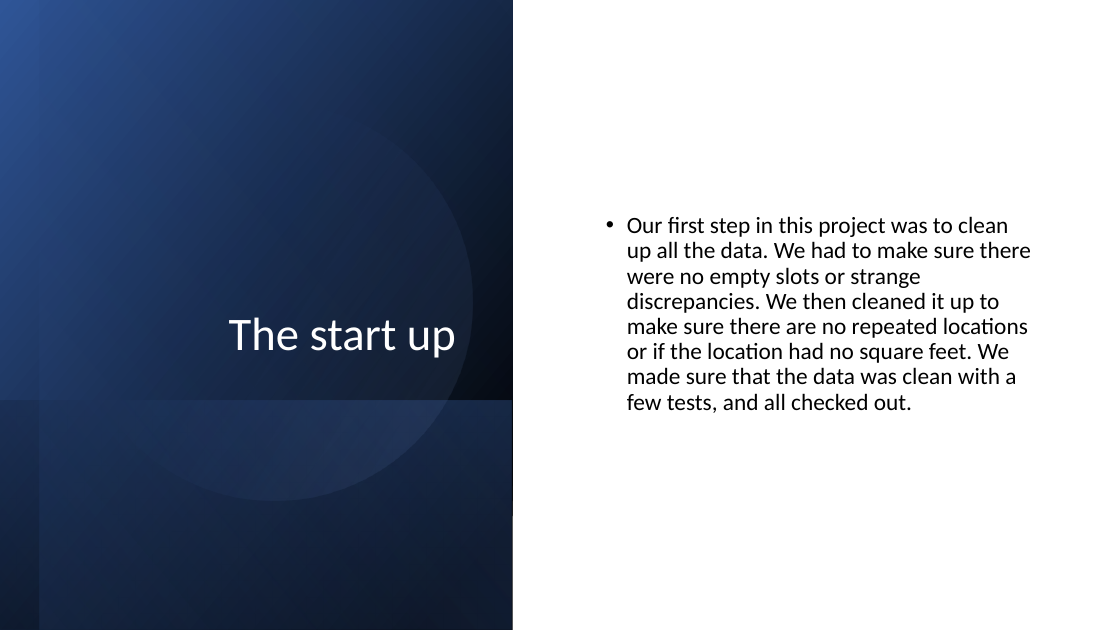
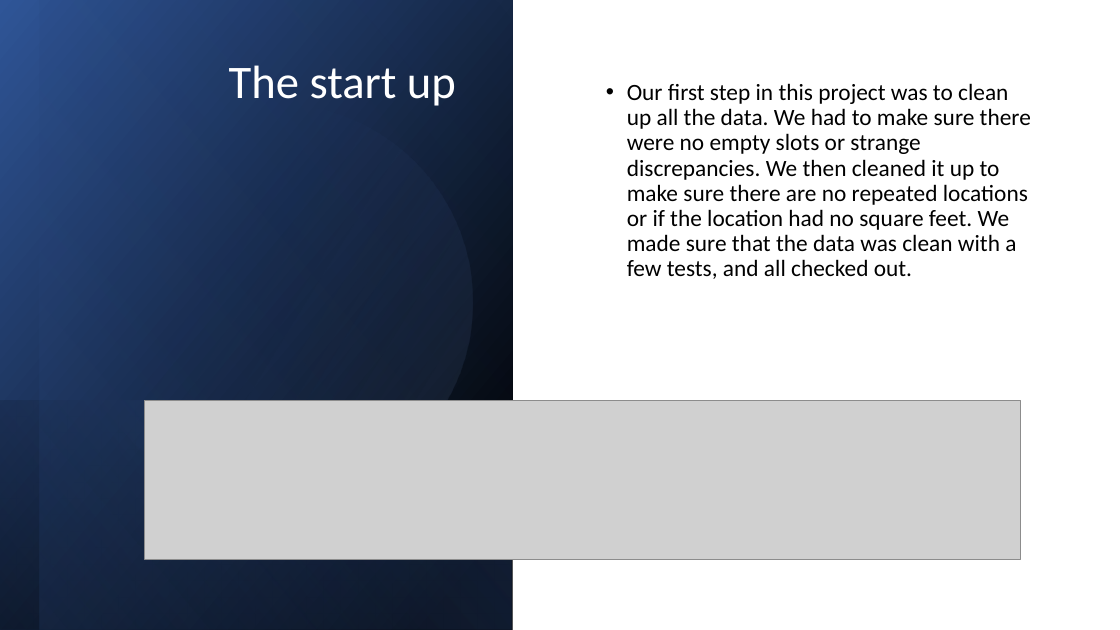
Before and after one commit to scavazos4/Project_One, a slide deck: slide 2 of presentEd.pptx. Drawn at 1120x630 pixels with LibreOffice and Linux fonts; fonts in the diff are those of the drawing; grey boxes stand for pictures. Boxes give left, top, right and bottom in pixels: in the first picture for what was removed or moved away, otherwise in the second. Text is boxed around its words. In the diff, an @@ line names an element or a change of style, - is before the commit and + after.

```diff
--- a/presentEd.pptx
+++ b/presentEd.pptx
@@ title "The start up": place and size @@
-title "The start up" at (229,317,456,358)
+title "The start up" at (229,65,456,106)
@@ text "Our first step in this ...": place and size @@
-text "Our first step in this ..." at (627,216,1031,413)
+text "Our first step in this ..." at (627,83,1031,279)
@@ picture added at (145,400,1021,560) @@
```
Also in this commit, not shown: 4 other slides changed.
